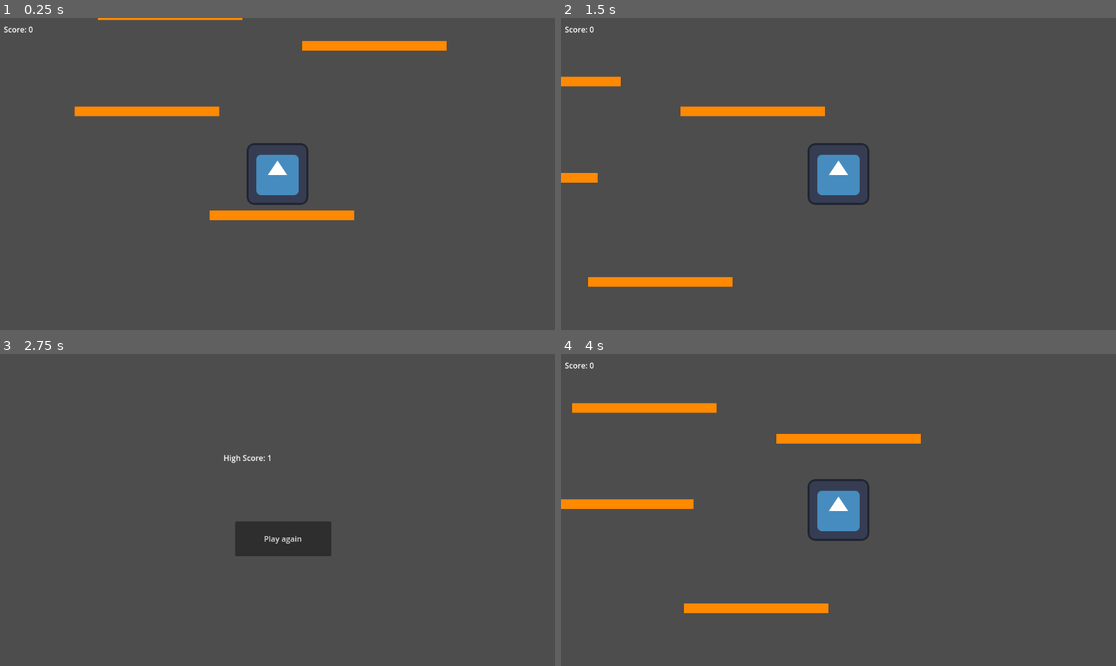
Above: before the commit, frames 1-4 (two rows, left to right).
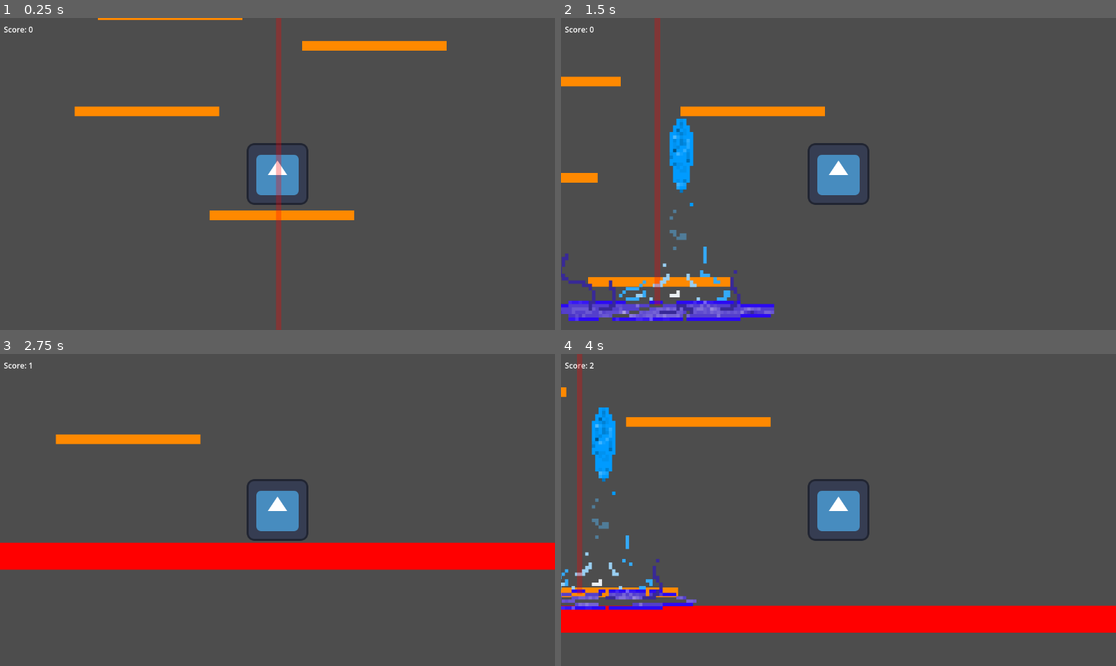
Above: after the commit, the same moments.

Repository: GrizZ1234/BlakeGameJam-2
Game: Godot game, scene res://mainLevel.tscn
Same seed, same stepped clock (60 frames per second), same inputs: the game is played once before the commit and once after it. The engine's default icon, where the game draws it, is replaced by a stand-in: a white triangle on a blue panel in a dark square.
Inputs (mouse positions are in pixels of both pictures, inside the frame that each line leads up to):
- Up to frame 1 (0.25 s): no input
- Up to frame 2 (1.5 s): hold D (MoveRight) from 0.53 s (still down); tap Space (Jump) at 0.77 s
- Up to frame 3 (2.75 s): tap Space (Jump) at 1.52 s; release D (MoveRight) at 2.03 s; hold A (MoveLeft) from 2.03 s (still down)
- Up to frame 4 (4 s): release A (MoveLeft) at 2.75 s; click (844, 538) at 2.75 s, where only the run before the commit has a clickable "Play again"; hold D (MoveRight) from 3.53 s (still down); tap Space (Jump) at 3.77 s

The runs differ from the first frame. In frame 1, 1.0% of the frame differs, in the area x 49-51%, y 0-100%; in frame 2, 4.6%; in frame 3, 12%; in frame 4, 15%, in the area x 0-100%, y 0-90%.

Commit message:
fixed lasers
they now work and even have animations. Currently, they don't increase their rate of fire as time goes on, but it will be something I'm going to add in the future.

Diff:
--- a/laser.gd
+++ b/laser.gd
@@ -8,9 +8,7 @@
 
 # Called every frame. 'delta' is the elapsed time since the previous frame.
 func _process(delta: float) -> void:
-	pass
+	self.linear_velocity.y = -250
 
-
-func _on_timer_timeout() -> void:
-	self.collision_layer = 3
-	$ColorRect.color = Color(1.0,0.0,0.0)
+func _on_laser_timeout_timeout() -> void:
+	self.queue_free()
--- a/laser.tscn
+++ b/laser.tscn
@@ -1,41 +1,116 @@
-[gd_scene load_steps=3 format=3 uid="uid://bmebkul7dlisx"]
+[gd_scene load_steps=19 format=3 uid="uid://ubylmhfl3tpk"]
 
 [ext_resource type="Script" path="res://laser.gd" id="1_hq16n"]
+[ext_resource type="Texture2D" uid="uid://cmrhpwgal385u" path="res://Laser bolt-1.png.png" id="2_5t5r3"]
+[ext_resource type="Texture2D" uid="uid://cja0mo37hi5xl" path="res://Laser bolt-2.png.png" id="3_j513i"]
+[ext_resource type="Texture2D" uid="uid://dqldl7okre8ah" path="res://Laser bolt-12.png.png" id="3_nv4ih"]
+[ext_resource type="Texture2D" uid="uid://de6enjsyai8yr" path="res://Laser bolt-11.png.png" id="4_f5ati"]
+[ext_resource type="Texture2D" uid="uid://csoe8mbjw00gy" path="res://Laser bolt-3.png.png" id="4_jutdy"]
+[ext_resource type="Texture2D" uid="uid://yfet7r6m8kkh" path="res://Laser bolt-4.png.png" id="5_8vlvb"]
+[ext_resource type="Texture2D" uid="uid://qt1l6dh5j5bx" path="res://Laser bolt-29.png.png" id="5_667ki"]
+[ext_resource type="Texture2D" uid="uid://dumjhdp125gly" path="res://Laser bolt-5.png.png" id="6_x6srh"]
+[ext_resource type="Texture2D" uid="uid://cn4rkfl3yl0t3" path="res://Laser bolt-6.png.png" id="7_qfjp3"]
+[ext_resource type="Texture2D" uid="uid://bdk2hvivvk2g0" path="res://Laser bolt-7.png.png" id="8_oe6yq"]
+[ext_resource type="Texture2D" uid="uid://cdg47fycrrjf2" path="res://Laser bolt-8.png.png" id="9_ajycl"]
+[ext_resource type="Texture2D" uid="uid://bd6ntmufmjcwr" path="res://Laser bolt-9.png.png" id="10_7wxcp"]
+[ext_resource type="Texture2D" uid="uid://7wv3vruykxod" path="res://Laser bolt-10.png.png" id="11_3wvjh"]
 
-[sub_resource type="RectangleShape2D" id="RectangleShape2D_0re8n"]
-size = Vector2(400.976, 40)
+[sub_resource type="CapsuleShape2D" id="CapsuleShape2D_73p2h"]
+radius = 48.0
+height = 176.0
 
-[node name="Laser" type="RigidBody2D" groups=["DeadlyItems"]]
-position = Vector2(-800, -1136)
-rotation = 1.57079
-scale = Vector2(8.2, 1.4)
-collision_layer = 8
-collision_mask = 8
+[sub_resource type="Animation" id="Animation_y8fyb"]
+length = 0.001
+tracks/0/type = "value"
+tracks/0/imported = false
+tracks/0/enabled = true
+tracks/0/path = NodePath(".:texture")
+tracks/0/interp = 1
+tracks/0/loop_wrap = true
+tracks/0/keys = {
+"times": PackedFloat32Array(0),
+"transitions": PackedFloat32Array(1),
+"update": 1,
+"values": [null]
+}
+tracks/1/type = "value"
+tracks/1/imported = false
+tracks/1/enabled = true
+tracks/1/path = NodePath("..:collision_layer")
+tracks/1/interp = 1
+tracks/1/loop_wrap = true
+tracks/1/keys = {
+"times": PackedFloat32Array(0),
+"transitions": PackedFloat32Array(1),
+"update": 1,
+"values": [0]
+}
+
+[sub_resource type="Animation" id="Animation_dldps"]
+resource_name = "laserAnimation"
+length = 3.0
+tracks/0/type = "value"
+tracks/0/imported = false
+tracks/0/enabled = true
+tracks/0/path = NodePath(".:texture")
+tracks/0/interp = 1
+tracks/0/loop_wrap = true
+tracks/0/keys = {
+"times": PackedFloat32Array(0, 0.0333333, 0.0666667, 0.1, 0.133333, 0.166667, 0.2, 0.233333, 0.266667, 0.3, 0.333333, 0.366667, 1.06667, 2.23333),
+"transitions": PackedFloat32Array(1, 1, 1, 1, 1, 1, 1, 1, 1, 1, 1, 1, 1, 1),
+"update": 1,
+"values": [ExtResource("2_5t5r3"), ExtResource("3_j513i"), ExtResource("4_jutdy"), ExtResource("5_8vlvb"), ExtResource("6_x6srh"), ExtResource("7_qfjp3"), ExtResource("8_oe6yq"), ExtResource("9_ajycl"), ExtResource("10_7wxcp"), ExtResource("11_3wvjh"), ExtResource("4_f5ati"), ExtResource("3_nv4ih"), ExtResource("4_f5ati"), ExtResource("5_667ki")]
+}
+tracks/1/type = "value"
+tracks/1/imported = false
+tracks/1/enabled = true
+tracks/1/path = NodePath("..:collision_layer")
+tracks/1/interp = 1
+tracks/1/loop_wrap = true
+tracks/1/keys = {
+"times": PackedFloat32Array(0.533333),
+"transitions": PackedFloat32Array(1),
+"update": 1,
+"values": [4]
+}
+
+[sub_resource type="AnimationLibrary" id="AnimationLibrary_fjm2j"]
+_data = {
+"RESET": SubResource("Animation_y8fyb"),
+"laserAnimation": SubResource("Animation_dldps")
+}
+
+[node name="laser" type="RigidBody2D" groups=["DeadlyItems"]]
+position = Vector2(0, 600)
+collision_layer = 0
+collision_mask = 0
 gravity_scale = 0.0
-lock_rotation = true
-freeze = true
+linear_velocity = Vector2(0, -150)
 script = ExtResource("1_hq16n")
 
 [node name="CollisionShape2D" type="CollisionShape2D" parent="."]
-position = Vector2(29.6341, -5.00003)
-shape = SubResource("RectangleShape2D_0re8n")
+shape = SubResource("CapsuleShape2D_73p2h")
+
+[node name="Sprite2D" type="Sprite2D" parent="."]
+position = Vector2(-56, 208)
+
+[node name="AnimationPlayer" type="AnimationPlayer" parent="Sprite2D"]
+libraries = {
+"": SubResource("AnimationLibrary_fjm2j")
+}
+autoplay = "laserAnimation"
+
+[node name="laserTimeout" type="Timer" parent="."]
+wait_time = 3.0
+one_shot = true
+autostart = true
 
 [node name="ColorRect" type="ColorRect" parent="."]
-anchors_preset = 6
-anchor_left = 1.0
-anchor_top = 0.5
-anchor_right = 1.0
-anchor_bottom = 0.5
-offset_left = -170.732
-offset_top = -22.8634
-offset_right = -130.732
-offset_bottom = 17.1366
-grow_horizontal = 0
-grow_vertical = 2
-scale = Vector2(10, 1)
-color = Color(1, 0, 0, 0.392157)
+offset_left = -3.0
+offset_top = 120.0
+offset_right = 37.0
+offset_bottom = 160.0
+scale = Vector2(0.28, -47.72)
+color = Color(1, 0, 0, 0.294118)
 
-[node name="Timer" type="Timer" parent="."]
-wait_time = 2.0
-
-[connection signal="timeout" from="Timer" to="." method="_on_timer_timeout"]
+[connection signal="timeout" from="laserTimeout" to="." method="_on_laser_timeout_timeout"]
--- a/main.gd
+++ b/main.gd
@@ -27,5 +27,7 @@
 func _on_laser_spawn_interval_timeout() -> void:
 	var randomXPos = rng.randi_range(-500,500)
 	var laserInst = laser.instantiate()
-	laserInst.position = Vector2(100,100)
-	print("laser spawned")
+	laserInst.position = Vector2(randomXPos,800)
+	self.add_child(laserInst)
+	#$LaserSpawnInterval.wait_time*=0.5
+	#print($LaserSpawnInterval.wait_time)
--- a/mainLevel.tscn
+++ b/mainLevel.tscn
@@ -1,10 +1,11 @@
-[gd_scene load_steps=9 format=3 uid="uid://cjoqaq1t6m5wg"]
+[gd_scene load_steps=10 format=3 uid="uid://cjoqaq1t6m5wg"]
 
 [ext_resource type="Script" path="res://character_body_2d.gd" id="1_d17lx"]
 [ext_resource type="Script" path="res://main.gd" id="1_sdy21"]
 [ext_resource type="Texture2D" uid="uid://x8n8k7ltkoob" path="res://icon.svg" id="2_t2r77"]
 [ext_resource type="Script" path="res://moving_rect.gd" id="4_21sqc"]
 [ext_resource type="PackedScene" uid="uid://boo2mtcdjhm8r" path="res://moving_rect.tscn" id="5_hu5nu"]
+[ext_resource type="PackedScene" uid="uid://ubylmhfl3tpk" path="res://laser.tscn" id="6_3bo8q"]
 
 [sub_resource type="RectangleShape2D" id="RectangleShape2D_0re8n"]
 size = Vector2(400.976, 40)
@@ -18,7 +19,7 @@
 [node name="mainLevel" type="Node2D"]
 script = ExtResource("1_sdy21")
 
-[node name="Deadly" type="RigidBody2D" parent="." groups=["DeadlyItems"]]
+[node name="Deadly" type="RigidBody2D" parent="."]
 position = Vector2(-3, 735)
 scale = Vector2(8.2, 1.4)
 gravity_scale = 0.0
@@ -45,8 +46,8 @@
 color = Color(1, 0, 0, 1)
 
 [node name="CharacterBody2D" type="CharacterBody2D" parent="."]
-collision_layer = 3
-collision_mask = 3
+collision_layer = 7
+collision_mask = 7
 script = ExtResource("1_d17lx")
 
 [node name="Sprite2D" type="Sprite2D" parent="CharacterBody2D"]
@@ -215,6 +216,8 @@
 wait_time = 3.0
 autostart = true
 
+[node name="laser" parent="." instance=ExtResource("6_3bo8q")]
+
 [connection signal="timeout" from="MovingRect/Timer" to="MovingRect" method="_on_timer_timeout"]
 [connection signal="timeout" from="SpawnInterval" to="." method="_on_spawn_interval_timeout"]
 [connection signal="timeout" from="MovingRect3/Timer" to="MovingRect3" method="_on_timer_timeout"]
